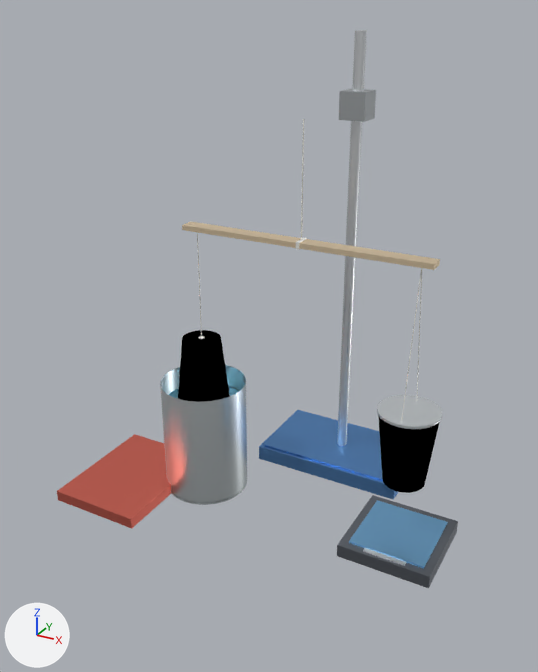
The glTF model surface_tension_apparatus.glb as it was, and as the next commit left it.
One viewpoint serves both versions: a 50 mm lens placed at (34.5, -70.0, 58.2), pointed at (-2.8, -2.2, 24.3). The lights are fixed; the arrows at lower left show +X, +Y and +Z. The picture after the commit comes second. Vertices at exactly the same position are counted once.

Before the edit, the objects in view are built like this:
```python
ob_basemetalblue = bpy.data.objects.new('BaseMetalBlue', me_basemetalblue)
ob_basemetalblue.location = (0.0, 0.0, 0.0)
ob_chromemetal = bpy.data.objects.new('ChromeMetal', me_chromemetal)
ob_chromemetal.location = (0.0, 0.0, 0.0)
ob_clampmetal = bpy.data.objects.new('ClampMetal', me_clampmetal)
ob_clampmetal.location = (0.0, 0.0, 0.0)
ob_clearplasticcup = bpy.data.objects.new('ClearPlasticCup', me_clearplasticcup)
ob_clearplasticcup.location = (0.0, 0.0, 0.0)
ob_glassbeaker = bpy.data.objects.new('GlassBeaker', me_glassbeaker)
ob_glassbeaker.location = (0.0, 0.0, 0.0)
ob_scalebase = bpy.data.objects.new('ScaleBase', me_scalebase)
ob_scalebase.location = (0.0, 0.0, 0.0)
ob_scaleplatter = bpy.data.objects.new('ScalePlatter', me_scaleplatter)
ob_scaleplatter.location = (0.0, 0.0, 0.0)
# also in view: 'WoodLever' at (0.0, 0.0, 35.0); 'RedTray' at (-22.0, -5.0, 0.7); 'WhiteString' at (-0.1, 0.0, 33.0)
```
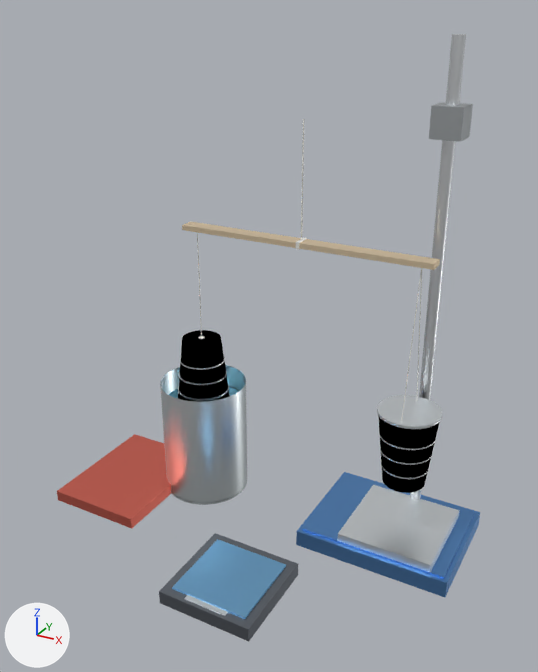
Patch to the scene script:
```diff
--- a/surface_tension_apparatus.glb.py
+++ b/surface_tension_apparatus.glb.py
@@ me_scaleplatter @@
-me_scaleplatter.from_pydata(...)  # 8 vertices, 12 faces; spans x 9.0..18.0, y -4.5..4.5, z 1.6..1.8
+me_scaleplatter.from_pydata(...)  # 8 vertices, 12 faces; spans x -4.5..4.5, y -20.5..-11.5, z 1.6..1.8
+# me_scaleplatter part 1: the whole mesh is moved by (-13.5, -16.0, 0.0)
 me_scaleplatter.materials.append(mat_material_1)
@@ me_scalebase @@
-me_scalebase.from_pydata(...)  # 8 vertices, 12 faces; spans x 8.0..19.0, y -5.5..5.5, z 0.0..1.6
+me_scalebase.from_pydata(...)  # 8 vertices, 12 faces; spans x -5.5..5.5, y -21.5..-10.5, z 0.0..1.6
+# me_scalebase part 2: the whole mesh is moved by (-13.5, -16.0, 0.0)
 me_scalebase.materials.append(mat_material_2)
@@ me_clearplasticcup @@
-me_clearplasticcup.from_pydata(...)  # 263 vertices, 512 faces; spans x -17.0..17.0, y -3.5..3.5, z 9.0..21.0
+me_clearplasticcup.from_pydata(...)  # 667 vertices, 1292 faces; spans x -17.0..19.0, y -5.5..5.5, z 2.2..21.0
+# me_clearplasticcup part 3: a new loose piece, a 32-sided cylinder along z spanning x -16.74..-10.26, y -3.24..3.24, z 14.0..14.15, in mat_material_9 (white #f4f9fd)
+# me_clearplasticcup part 4: a new loose piece, a 32-sided cylinder along z spanning x -16.52..-10.48, y -3.02..3.02, z 16.0..16.15, in mat_material_9 (white #f4f9fd)
+# me_clearplasticcup part 5: a new loose piece, a 32-sided cylinder along z spanning x -16.29..-10.71, y -2.79..2.79, z 18.0..18.15, in mat_material_9 (white #f4f9fd)
+# me_clearplasticcup part 6: a new loose piece, a 32-sided cylinder along z spanning x 10.82..16.18, y -2.68..2.68, z 11.0..11.15, in mat_material_9 (white #f4f9fd)
+# me_clearplasticcup part 7: a new loose piece, a 32-sided cylinder along z spanning x 10.6..16.4, y -2.9..2.9, z 13.0..13.15, in mat_material_9 (white #f4f9fd)
+# me_clearplasticcup part 8: a new loose piece, a 32-sided cylinder along z spanning x 10.37..16.63, y -3.13..3.13, z 15.0..15.15, in mat_material_9 (white #f4f9fd)
+# me_clearplasticcup part 9: a new loose piece, a box spanning x 8.0..19.0, y -5.5..5.5, z 2.2..3.2, in mat_material_9 (white #f4f9fd)
 me_clearplasticcup.materials.append(mat_material_9)
@@ me_clampmetal @@
-me_clampmetal.from_pydata(...)  # 12 vertices, 12 faces; spans x -3.5..1.6, y 12.4..17.5, z 46.4..49.6
+me_clampmetal.from_pydata(...)  # 12 vertices, 12 faces; spans x 11.9..16.5, y 3.9..8.5, z 46.4..49.6
+# me_clampmetal part 10: the loose piece of 8 vertices spanning x -1.6..1.6, y 12.4..15.6, z 46.4..49.6 is moved by (13.5, -8.5, 0.0)
+# other edits to the shape of me_clampmetal do not show in these pictures
 me_clampmetal.materials.append(mat_material_12)
@@ me_chromemetal @@
-me_chromemetal.from_pydata(...)  # 44 vertices, 76 faces; spans x -0.6..16.0, y -5.1..14.6, z 1.6..56.0
+me_chromemetal.from_pydata(...)  # 46 vertices, 76 faces; spans x -4.0..16.0, y -21.1..6.2, z 1.6..56.0
+# me_chromemetal part 11: the loose piece of 34 vertices spanning x -0.6..0.6, y 13.4..14.6, z 2.0..56.0 is moved by (13.5, -8.5, 0.0)
+# me_chromemetal part 12: the loose piece of 8 vertices spanning x 11.0..16.0, y -5.1..-3.3, z 1.6..1.7 is moved by (-13.5, -16.0, 0.0)
+# other edits to the shape of me_chromemetal do not show in these pictures
 me_chromemetal.materials.append(mat_material_13)
@@ me_basemetalblue @@
-me_basemetalblue.from_pydata(...)  # 16 vertices, 24 faces; spans x -10.0..10.0, y 8.0..20.0, z 0.0..2.2
+me_basemetalblue.from_pydata(...)  # 16 vertices, 24 faces; spans x 3.0..21.0, y -6.0..8.0, z 0.0..2.2
+# me_basemetalblue part 13: the whole mesh is scaled about its middle by (0.898, 1.17, 1), then moved by (12.0, -13.0, 0.0)
 me_basemetalblue.materials.append(mat_material_14)
```

Pixel boxes [x1, y1, x2, y2] of what changed, in the pictures (538 x 672 px; the box of a moved part takes in the faces that stretch with it):
'ClearPlasticCup', reshaped (6% wider, 48% taller)
    before: [177, 330, 442, 493]
    after: [177, 330, 459, 572]
'BaseMetalBlue', moved, rescaled
    before: [259, 410, 398, 500]
    after: [296, 472, 480, 597]
'ScalePlatter', moved
    before: [349, 500, 448, 568]
    after: [172, 539, 286, 619]
'ChromeMetal', reshaped
    before: [337, 30, 407, 566]
    after: [184, 34, 466, 616]
'ScaleBase', moved
    before: [337, 495, 458, 588]
    after: [159, 533, 298, 642]
'ClampMetal', reshaped (18% wider, 21% taller)
    before: [339, 89, 376, 122]
    after: [429, 102, 473, 142]
part 3 of me_clearplasticcup, added
    after: [178, 384, 229, 400]
part 4 of me_clearplasticcup, added
    after: [179, 371, 227, 385]
part 5 of me_clearplasticcup, added
    after: [180, 357, 225, 370]
part 6 of me_clearplasticcup, added
    after: [381, 464, 429, 479]
part 7 of me_clearplasticcup, added
    after: [380, 448, 433, 465]
part 8 of me_clearplasticcup, added
    after: [379, 432, 436, 450]
part 9 of me_clearplasticcup, added
    after: [337, 485, 459, 572]
part 11 of me_chromemetal, moved or reshaped
    before: [337, 30, 367, 446]
    after: [410, 34, 466, 500]
part 12 of me_chromemetal, moved or reshaped
    before: [363, 548, 407, 566]
    after: [184, 595, 228, 616]
